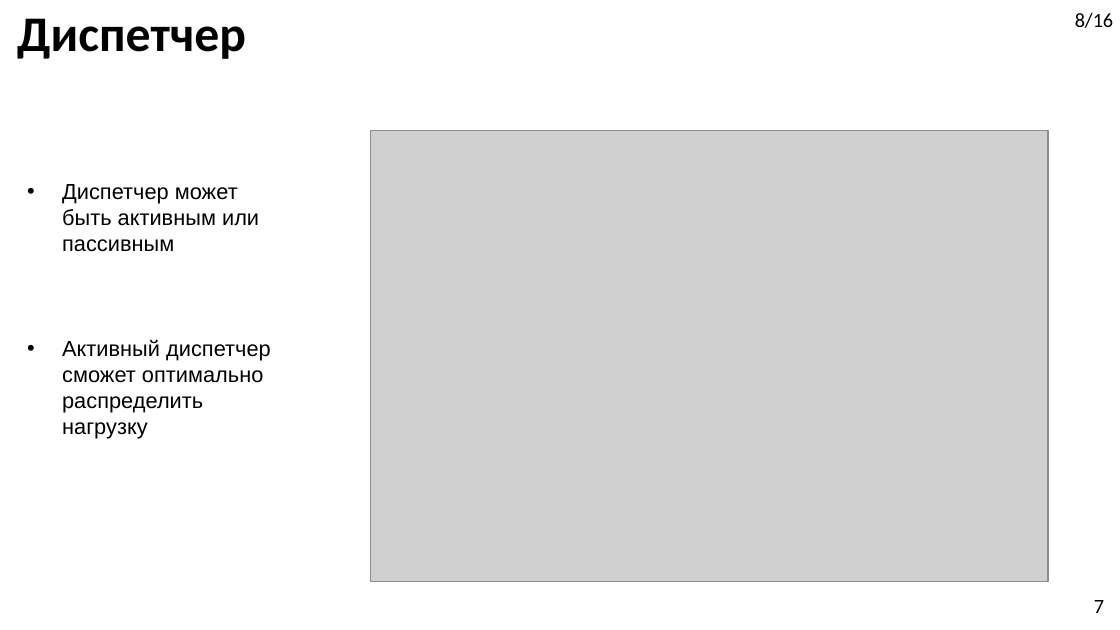
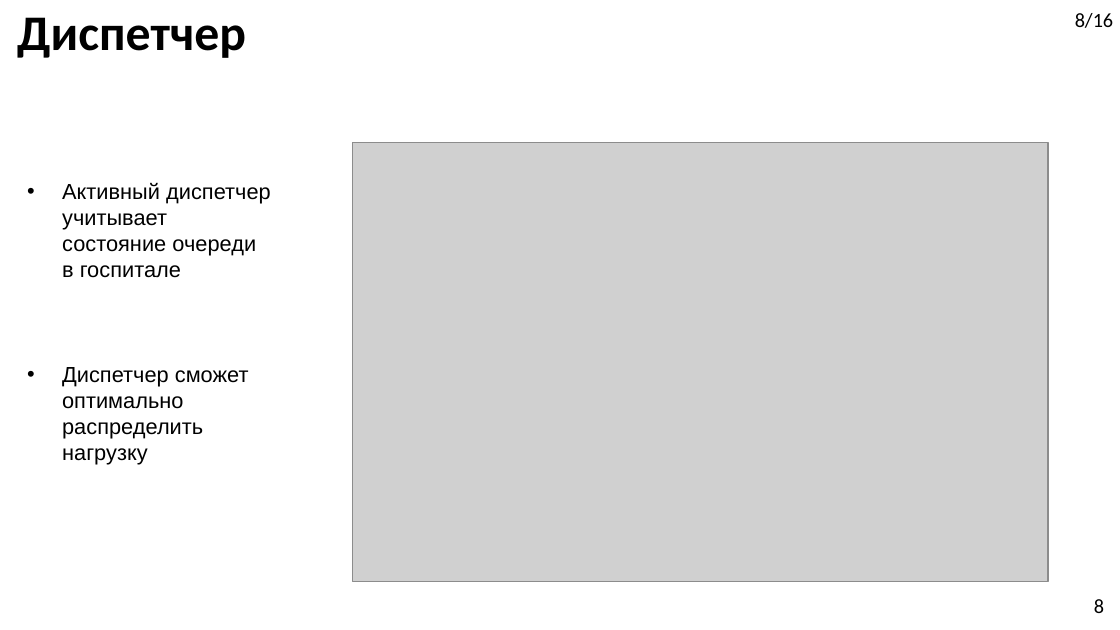
Before and after one commit to DimaStoyanov/Ambulance-Dispatching, a slide deck: slide 9 of Diplom_Presentation.pptx (slide 8 before the commit). Drawn at 1120x630 pixels with LibreOffice and Linux fonts; fonts in the diff are those of the drawing; grey boxes stand for pictures; background and template pictures are left out. Boxes give left, top, right and bottom in pixels: in the first picture for what was removed or moved away, otherwise in the second. Text is boxed around its words. In the diff, an @@ line names an element or a change of style, - is before the commit and + after.

```diff
--- a/Diplom_Presentation.pptx
+++ b/Diplom_Presentation.pptx
@@ picture: place and size @@
-picture at box(371, 131, 1048, 582)
+picture at box(353, 142, 1048, 581)
@@ text at box(62, 182, 271, 465): text changed @@
-• Диспетчер может быть активным или пассивным
-• Активный диспетчер сможет оптимально распределить нагрузку
+• Активный диспетчер учитывает состояние очереди в госпитале
+• Диспетчер сможет оптимально распределить нагрузку
@@ page number at box(1094, 599, 1104, 613): text changed @@
-7
+8
```
Also in this commit, not shown: 1 other slide changed, 2 other files.
